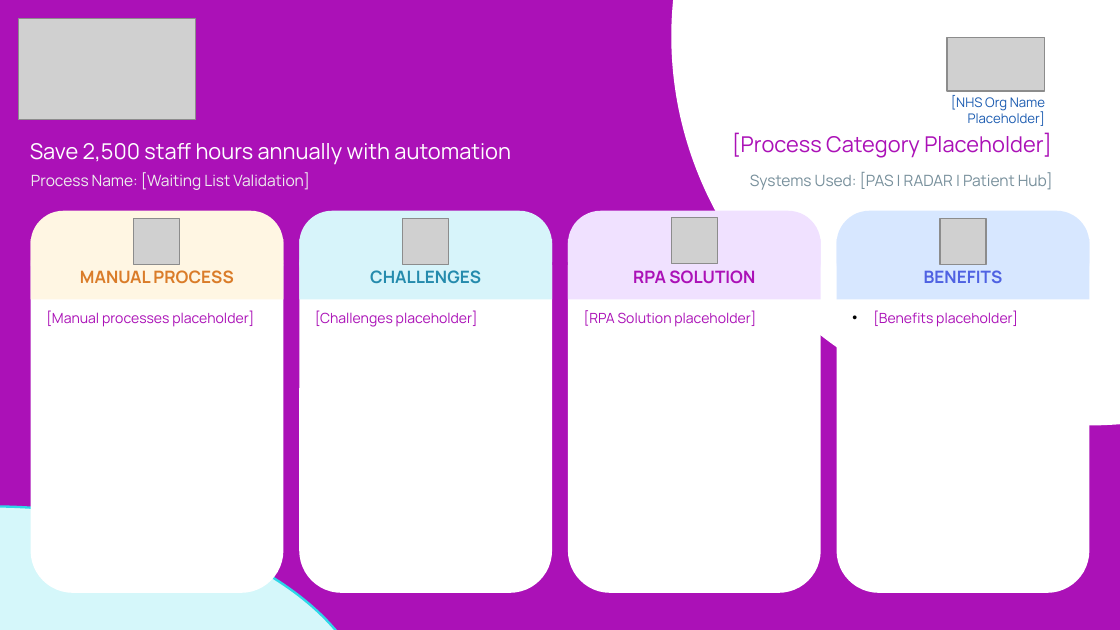
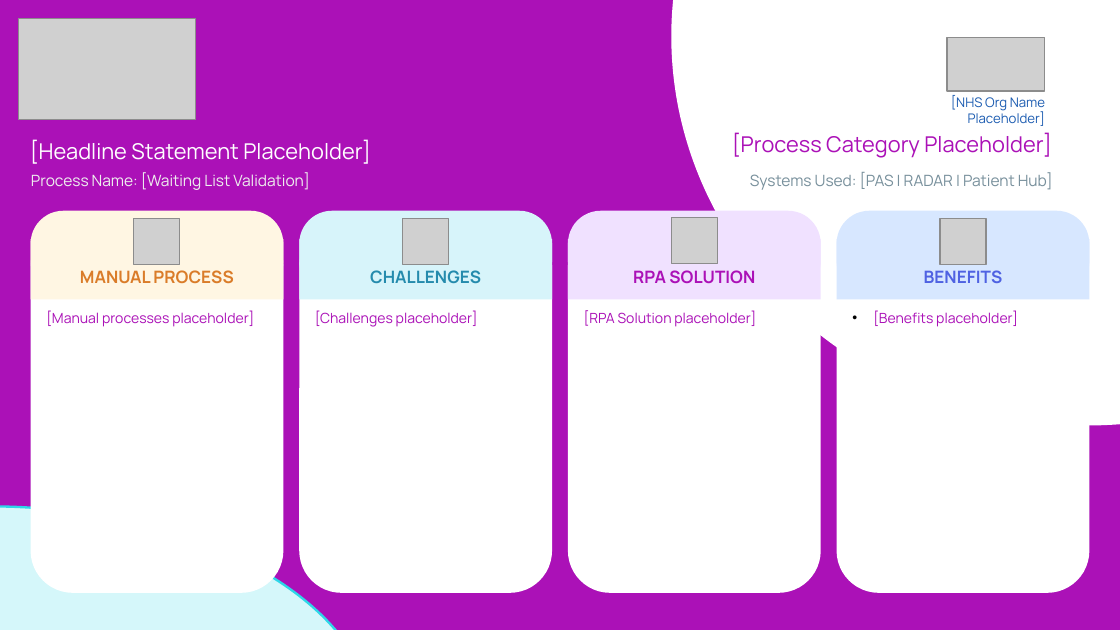
Before and after one commit to lucelsbyleverageAI/agent-os-starter-kit, a slide deck: slide 1 of apps/mcp/src/mcp_server/tools/e18_utility_toolkit/assets/e18-process-one-pager-template.pptx. Drawn at 1120x630 pixels with LibreOffice and Linux fonts; fonts in the diff are those of the drawing; grey boxes stand for pictures. Boxes give left, top, right and bottom in pixels: in the first picture for what was removed or moved away, otherwise in the second. Text is boxed around its words. In the diff, an @@ line names an element or a change of style, - is before the commit and + after.

```diff
--- a/apps/mcp/src/mcp_server/tools/e18_utility_toolkit/assets/e18-process-one-pager-template.pptx
+++ b/apps/mcp/src/mcp_server/tools/e18_utility_toolkit/assets/e18-process-one-pager-template.pptx
@@ text at (x1=30, y1=139, x2=371, y2=164): text changed @@
-Save 2,500 staff hours annually with automation
+[Headline Statement Placeholder]
```
Also in this commit, not shown: 21 other files.
